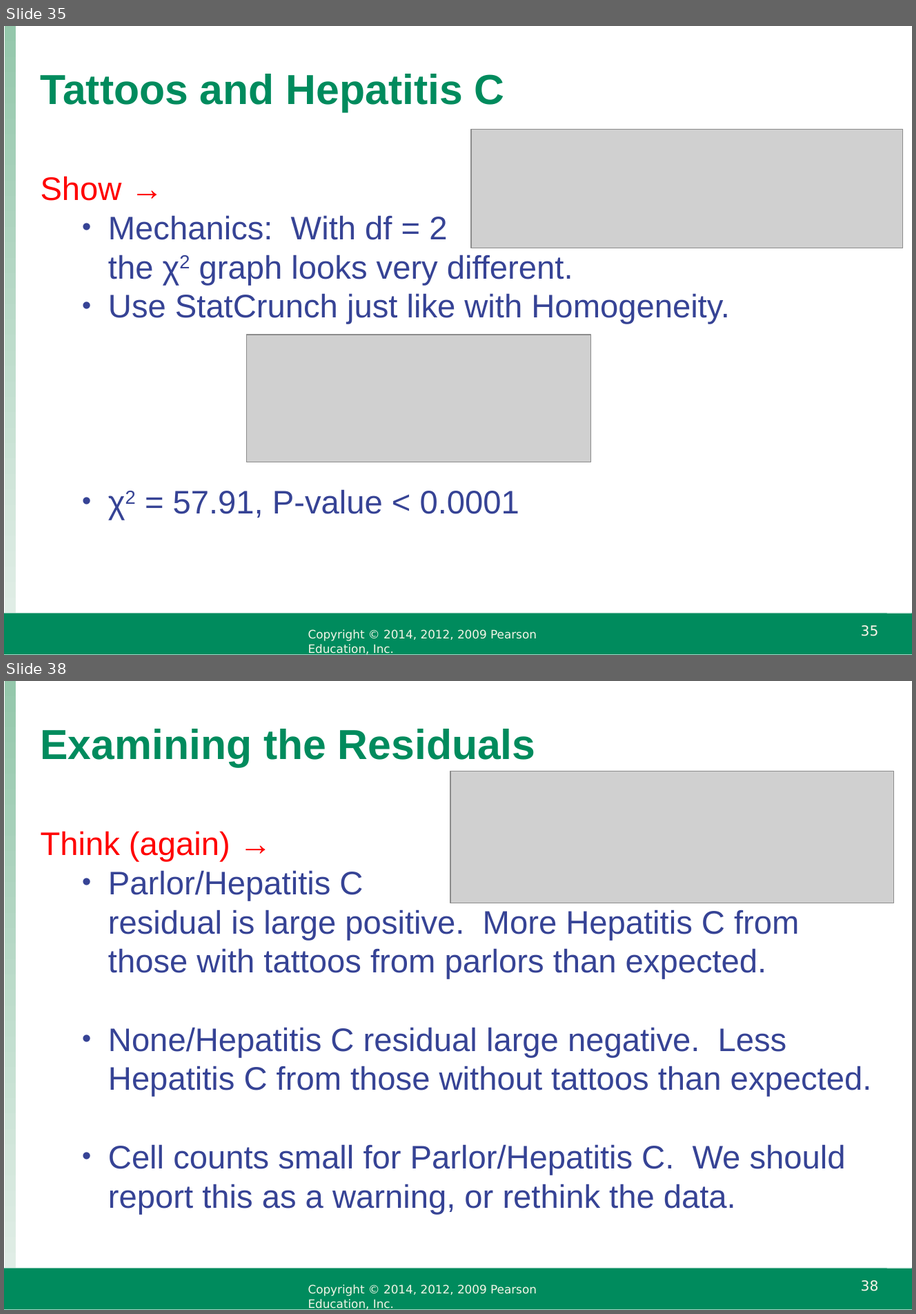
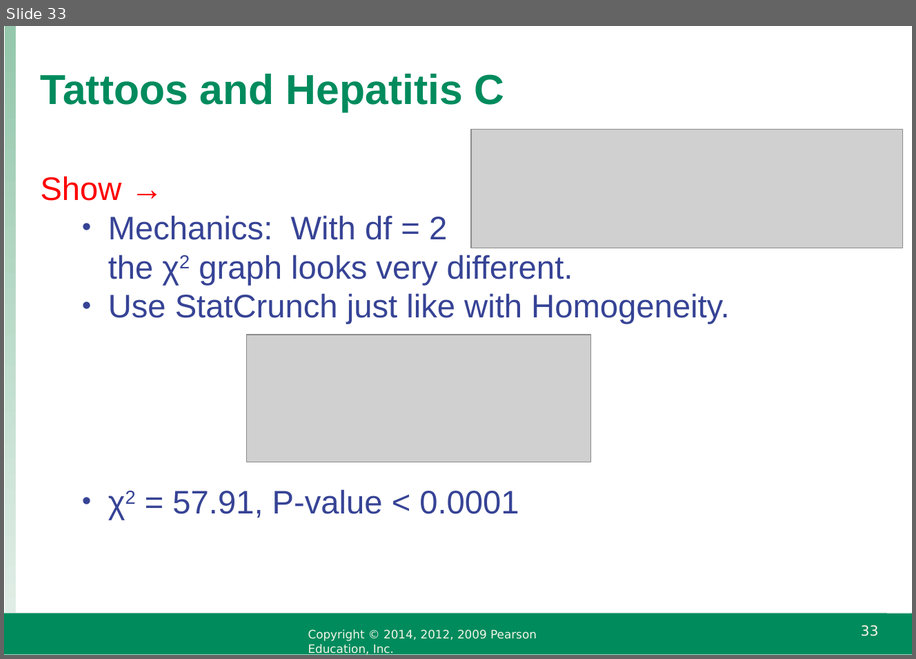
Before and after one commit to raffled/STAT111, a slide deck: week6/IS4_ppt_chapter22.ppt. Shown one above the other, each under a label of ours: slides 35 and 38 before the commit, slide 33 after it; the slides between them are not shown. The pictures are 916x1314 and 916x659 pixels, drawn with LibreOffice and Linux fonts; fonts in the diff are those of the drawing; grey boxes stand for pictures; background and template pictures are left out. Boxes give left, top, right and bottom in pixels: in the first picture for what was removed or moved away, otherwise in the second. Text is boxed around its words. In the diff, an @@ line names an element or a change of style, - is before the commit and + after.

```diff
--- a/week6/IS4_ppt_chapter22.ppt
+++ b/week6/IS4_ppt_chapter22.ppt
@@ slide 38 removed at [4,681,912,1310], background #FFFFFF; not listed: 5 template elements that a slide beside it also shows @@
@@ text removed at [41,729,536,767] @@
-Examining the Residuals
@@ picture removed at [450,771,893,902] @@
@@ text removed at [41,831,872,1214] @@
-Think (again) →
-  • Parlor/Hepatitis C
-    residual is large positive. More Hepatitis C from
-    those with tattoos from parlors than expected.
-  • None/Hepatitis C residual large negative. Less Hepatitis C from those without tattoos than expected.
-  • Cell counts small for Parlor/Hepatitis C. We should report this as a warning, or rethink the data.
@@ what was slide 35 is now slide 33 @@
@@ page number at [861,625,879,636]: text changed @@
-35
+33
```
Also in this commit, not shown: 10 slides changed, 6 other slides removed, 6 other files.
